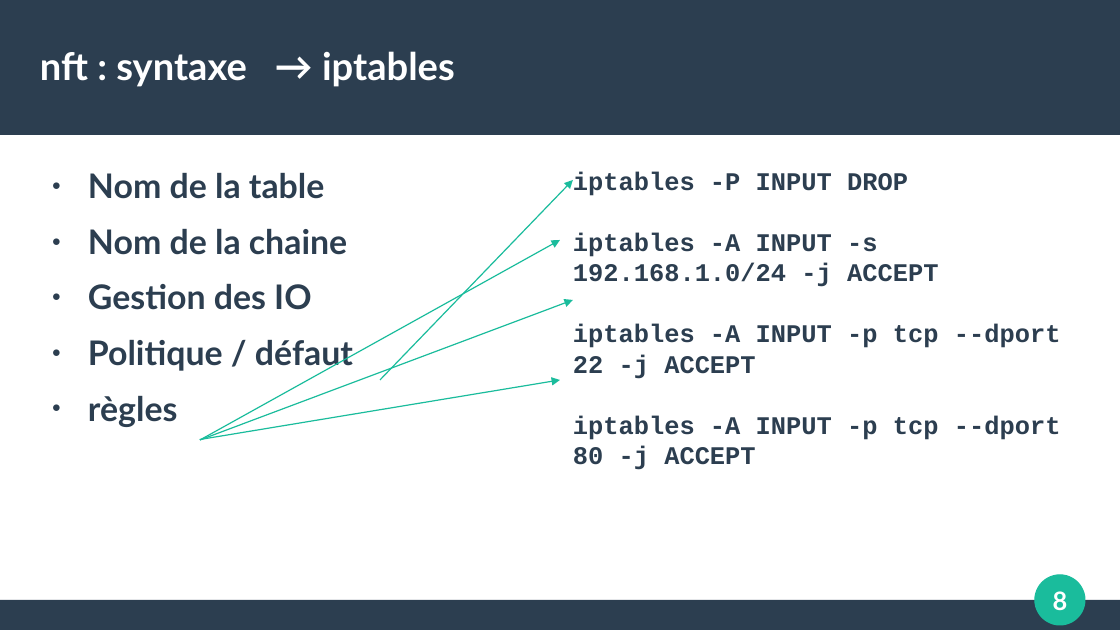
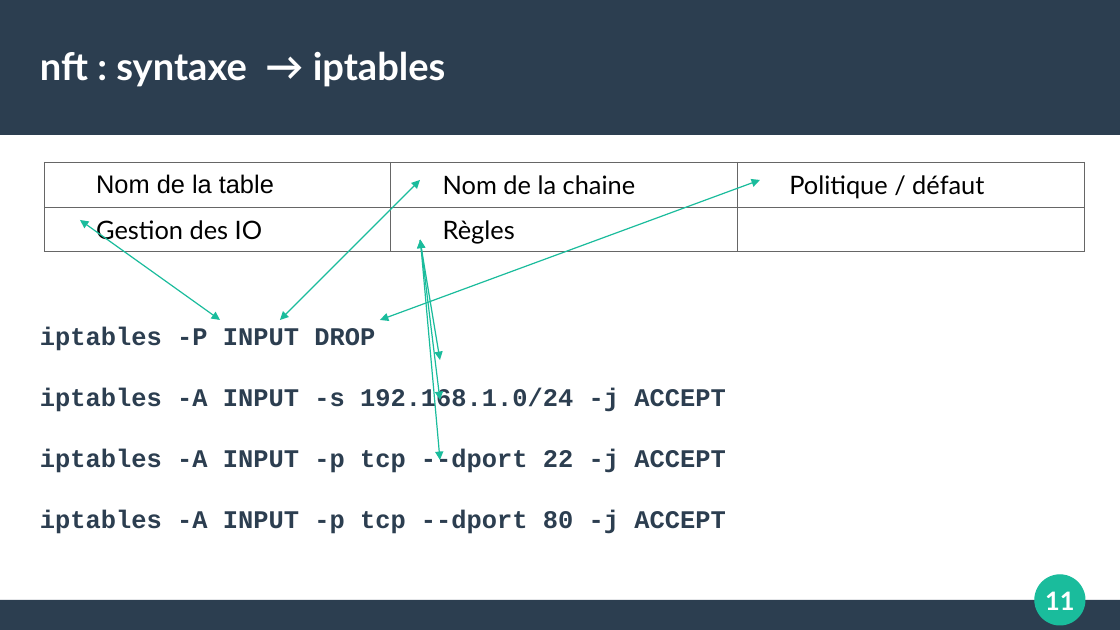
Before and after one commit to The-00/Cours-UL1, a slide deck: slide 11 of support-de-cours.odp (slide 8 before the commit). Drawn at 1120x630 pixels with LibreOffice and Linux fonts; fonts in the diff are those of the drawing. Boxes give left, top, right and bottom in pixels: in the first picture for what was removed or moved away, otherwise in the second. Text is boxed around its words. In the diff, an @@ line names an element or a change of style, - is before the commit and + after.

```diff
--- a/support-de-cours.odp
+++ b/support-de-cours.odp
@@ title "nft : syntaxe → iptables" rewrapped from (x1=40, y1=51, x2=455, y2=87) to (x1=40, y1=51, x2=446, y2=87) @@
@@ table added at (x1=44, y1=163, x2=1083, y2=252), 2 rows, 3 columns @@
+Nom de la table | Nom de la chaine | Politique / défaut
+Gestion des IO | Règles | 
@@ text removed at (x1=88, y1=173, x2=353, y2=427) @@
-● Nom de la table
-● Nom de la chaine
-● Gestion des IO
-● Politique / défaut
-● règles
@@ double arrow added from (420, 180) to (281, 320), #1ABC9C 0.85 pt @@
@@ arrow moved from (200, 440) - (573, 300) to (760, 180) - (380, 320) @@
@@ arrow (760, 180) - (380, 320): arrow to double arrow @@
@@ double arrow added from (80, 221) to (221, 320), #1ABC9C 0.85 pt @@
@@ arrow moved from (380, 380) - (573, 180) to (420, 240) - (440, 360) @@
@@ arrow moved from (200, 440) - (560, 240) to (421, 240) - (440, 460) @@
@@ arrow (421, 240) - (440, 460): arrow to double arrow @@
@@ double arrow added from (421, 240) to (440, 400), #1ABC9C 0.85 pt @@
@@ text "iptables -P INPUT DROP" rewrapped from (x1=573, y1=171, x2=1061, y2=470) to (x1=40, y1=326, x2=725, y2=534) @@
@@ arrow removed from (200, 440) to (560, 380) @@
@@ page number at (x1=1045, y1=591, x2=1074, y2=610): text changed @@
-8
+11
```
Also in this commit, not shown: 9 other slides changed, 3 slides added.
